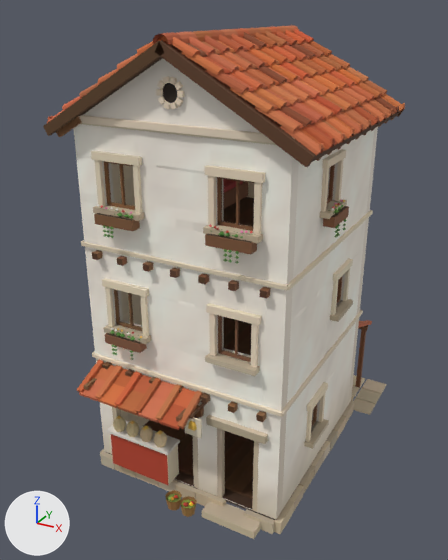
The glTF model godot/assets/kit/houses/artisan_1_3.glb, before and after one commit.
One viewpoint serves both versions: a 50 mm lens placed at (4.82, -9.25, 8.01), pointed at (-0.24, -0.03, 3.41). Every picture has the same lights, and +X, +Y and +Z are marked at lower left. The older version comes first. Vertices at exactly the same position are counted once.

The first picture shows 'House', 'Rooms', 'Walls'.
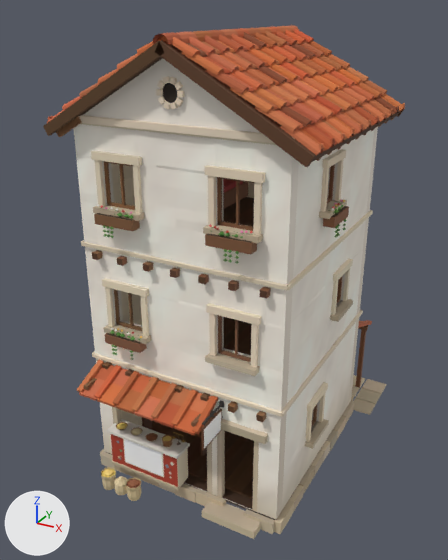
Location of each change, [x1, y1, x2, y2] in pixels of the pictures (448 x 560 px; the box of a moved part takes in the faces that stretch with it):
part 1 of me_house, moved or reshaped (not visible afterwards)
    before: [115, 371, 142, 406]
part 2 of me_house, moved or reshaped (not visible afterwards)
    before: [135, 378, 161, 413]
part 3 of me_house, moved or reshaped
    before: [193, 436, 199, 489]
    after: [207, 442, 212, 494]
part 4 of me_house, added
    after: [111, 460, 179, 491]
part 5 of me_house, added
    after: [123, 439, 164, 478]
part 6 of me_house, moved or reshaped (not visible afterwards)
    before: [95, 365, 123, 399]
part 7 of me_house, moved or reshaped (not visible afterwards)
    before: [185, 417, 202, 438]
part 8 of me_house, rebuilt
    before: [132, 375, 152, 394]
    after: [130, 374, 152, 393]
part 9 of me_house, rebuilt
    before: [152, 381, 175, 401]
    after: [149, 380, 171, 399]
part 10 of me_house, rebuilt
    before: [173, 388, 196, 408]
    after: [169, 388, 191, 406]
part 11 of me_house, rebuilt (7% narrower)
    before: [117, 390, 145, 415]
    after: [115, 389, 141, 414]
part 12 of me_house, rebuilt
    before: [137, 397, 165, 422]
    after: [134, 396, 161, 421]
part 13 of me_house, rebuilt
    before: [158, 403, 186, 430]
    after: [154, 402, 181, 428]
part 14 of me_house, deleted
    before: [117, 403, 205, 517]
part 15 of me_house, built on
    before: [98, 369, 203, 485]
    after: [79, 365, 224, 501]
part 16 of me_house, recoloured
    before: [77, 360, 169, 486]
    after: [77, 360, 198, 487]
part 17 of me_walls, moved or reshaped
    before: [176, 130, 374, 499]
    after: [186, 130, 374, 499]

The change, as a diff of the scene's bpy script:
```diff
--- a/godot/assets/kit/houses/artisan_1_3.glb.py
+++ b/godot/assets/kit/houses/artisan_1_3.glb.py
@@ mat_civcloth @@
+mat_civcloth = bpy.data.materials.new('CivCloth')
+# uses the picture img_civ_white
@@ mat_civwood @@
+mat_civwood = bpy.data.materials.new('CivWood')
+# uses the picture img_civ_white
@@ mat_civsign @@
+mat_civsign = bpy.data.materials.new('CivSign')
+# uses the picture img_civ_white
@@ me_house @@
-me_house.from_pydata(...)  # 7539 vertices, 10168 faces; spans x -2.22..2.23, y -2.63..3.27, z -0.02..7.71
+me_house.from_pydata(...)  # 9630 vertices, 13862 faces; spans x -2.22..2.23, y -2.63..3.27, z -0.02..7.71
+# me_house part 1: the loose piece of 8 vertices spanning x -0.87..-0.77, y -2.62..-1.98, z 2.0..2.33 is turned -23.3 degrees about the x axis through its middle and scaled by 0.018, then moved by (-0.58, 0.25, -0.24)
+# me_house part 2: the loose piece of 8 vertices spanning x -0.47..-0.37, y -2.62..-1.98, z 2.0..2.33 is turned -23.3 degrees about the x axis through its middle and scaled by 0.018, then moved by (-0.68, 0.25, -0.24)
+# me_house part 3: the loose piece of 8 vertices spanning x 0.2..0.3, y -1.95..-1.83, z 0.24..1.86 is moved by (0.28, 0.0, 0.0)
+# me_house part 4: a new loose piece, a box spanning x -1.46..0.012, y -2.17..-2.13, z 0.24..0.3, in mat_civkit
+# me_house part 5: a new loose piece, a box spanning x -1.154..-0.294, y -2.145..-2.139, z 0.3834..0.9734, in mat_civkit
+# me_house part 6: the loose piece of 8 vertices spanning x -1.28..-1.18, y -2.62..-1.98, z 2.0..2.33 is multiplied about its middle by the matrix ((-0.188, 0.0, 0.0), (0.0, -0.088, -0.166), (0.0, -0.166, 0.088)), then moved by (-0.21, 0.32, -0.35)
+# me_house part 7: the loose piece of 8 vertices spanning x 0.33..0.63, y -2.39..-2.36, z 1.75..2.09 is turned 90 degrees about the y axis through its middle and scaled by 0.0579, then moved by (-0.27, 0.34, -0.15)
+# me_house part 8: the loose piece of 8 vertices spanning x -0.81..-0.43, y -2.33..-1.97, z 2.08..2.28 is rebuilt with 8 vertices and now spans x -0.85..-0.49, y -2.33..-1.97, z 2.08..2.28
+# me_house part 9: the loose piece of 8 vertices spanning x -0.41..-0.02, y -2.33..-1.97, z 2.08..2.28 is rebuilt with 8 vertices and now spans x -0.47..-0.11, y -2.33..-1.97, z 2.08..2.28
+# me_house part 10: the loose piece of 8 vertices spanning x 0.0..0.38, y -2.33..-1.97, z 2.08..2.28 is rebuilt with 8 vertices and now spans x -0.09..0.28, y -2.33..-1.97, z 2.08..2.28
+# me_house part 11: the loose piece of 8 vertices spanning x -0.81..-0.43, y -2.63..-2.27, z 1.98..2.15 is rebuilt with 8 vertices and now spans x -0.85..-0.49, y -2.63..-2.27, z 1.98..2.15
+# me_house part 12: the loose piece of 8 vertices spanning x -0.41..-0.02, y -2.63..-2.27, z 1.98..2.15 is rebuilt with 8 vertices and now spans x -0.47..-0.11, y -2.63..-2.27, z 1.98..2.15
+# me_house part 13: the loose piece of 8 vertices spanning x 0.0..0.38, y -2.63..-2.27, z 1.98..2.15 is rebuilt with 8 vertices and now spans x -0.09..0.28, y -2.63..-2.27, z 1.98..2.15
+# me_house part 14: 17 loose pieces with 206 vertices, spanning x -1.34..0.57, y -2.45..-1.95, z 0.0..2.16, are deleted
+# me_house part 15: 12 vertices moved from x -0.21..0.43, y -2.19..-1.79, z 0.24..2.0 to x -0.01..0.71, y -2.19..-1.79, z 0.24..2.0; 163 vertices removed from x -1.41..0.44, y -2.63..-1.93, z 1.01..2.33; 2212 vertices added at x -1.43..0.81, y -2.63..-0.96, z 0.0..2.33
+# me_house part 16: 28 kept faces spanning x -1.68..0.34, y -2.62..-1.95, z 0.24..2.33 get new vertex colours
+# other edits to the shape of me_house do not show in these pictures
 me_house.materials.append(mat_civkit)
+me_house.materials.append(mat_civwood)
+me_house.materials.append(mat_civcloth)
+me_house.materials.append(mat_civsign)
@@ me_walls @@
-me_walls.from_pydata(...)  # 1763 vertices, 3054 faces; spans x -1.81..1.81, y -1.96..1.96, z 0.24..7.58
+me_walls.from_pydata(...)  # 1757 vertices, 3042 faces; spans x -1.81..1.81, y -1.96..1.96, z 0.24..7.58
+# me_walls part 17: 626 vertices moved within x -1.81..1.81, y -1.96..1.96, z 0.24..6.54; 29 vertices removed from x -1.5..1.2, y -1.96..1.96, z 0.24..3.54; 23 vertices added at x -1.5..1.2, y -1.95..1.96, z 0.24..3.54
 me_walls.materials.append(mat_civplaster)
```
